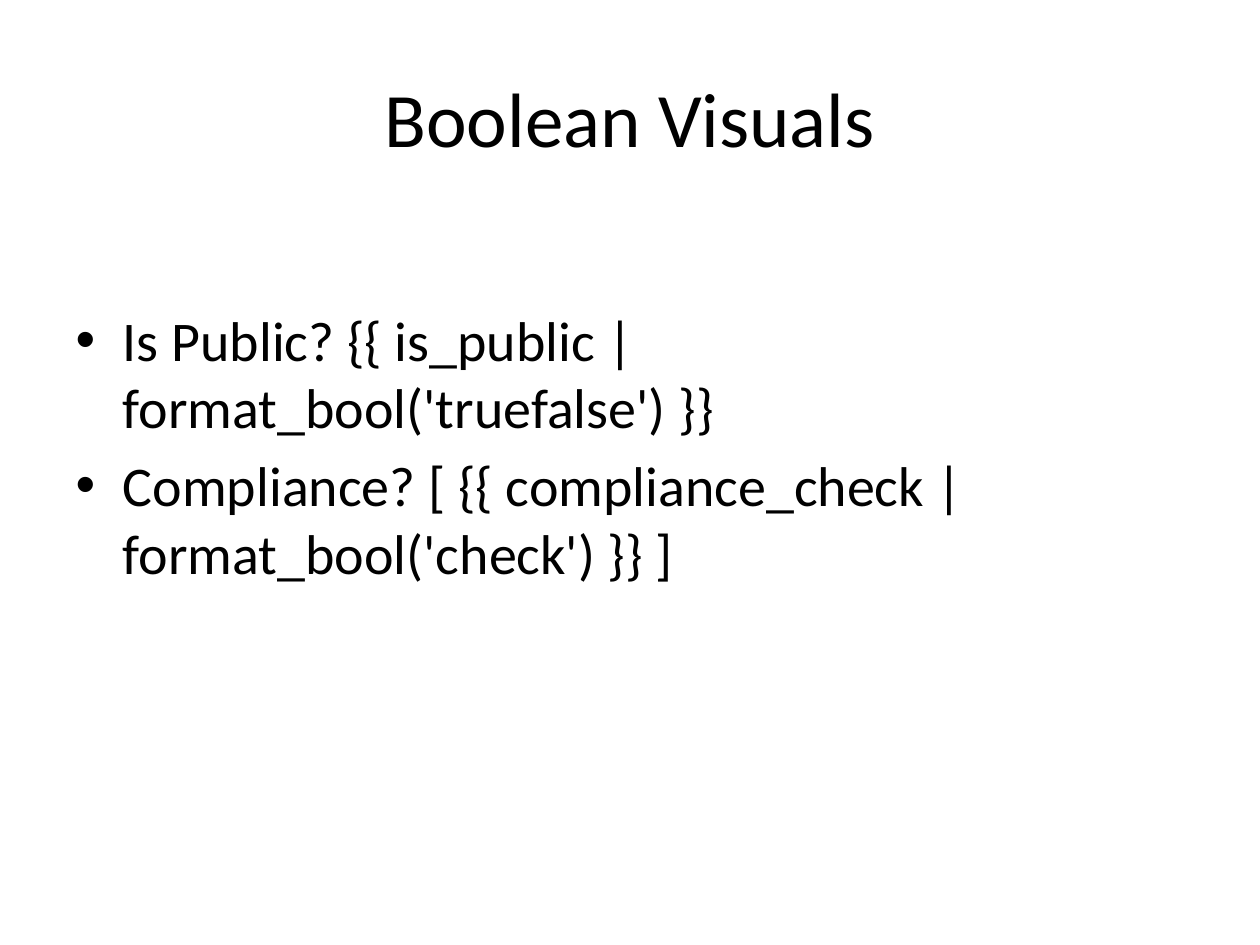
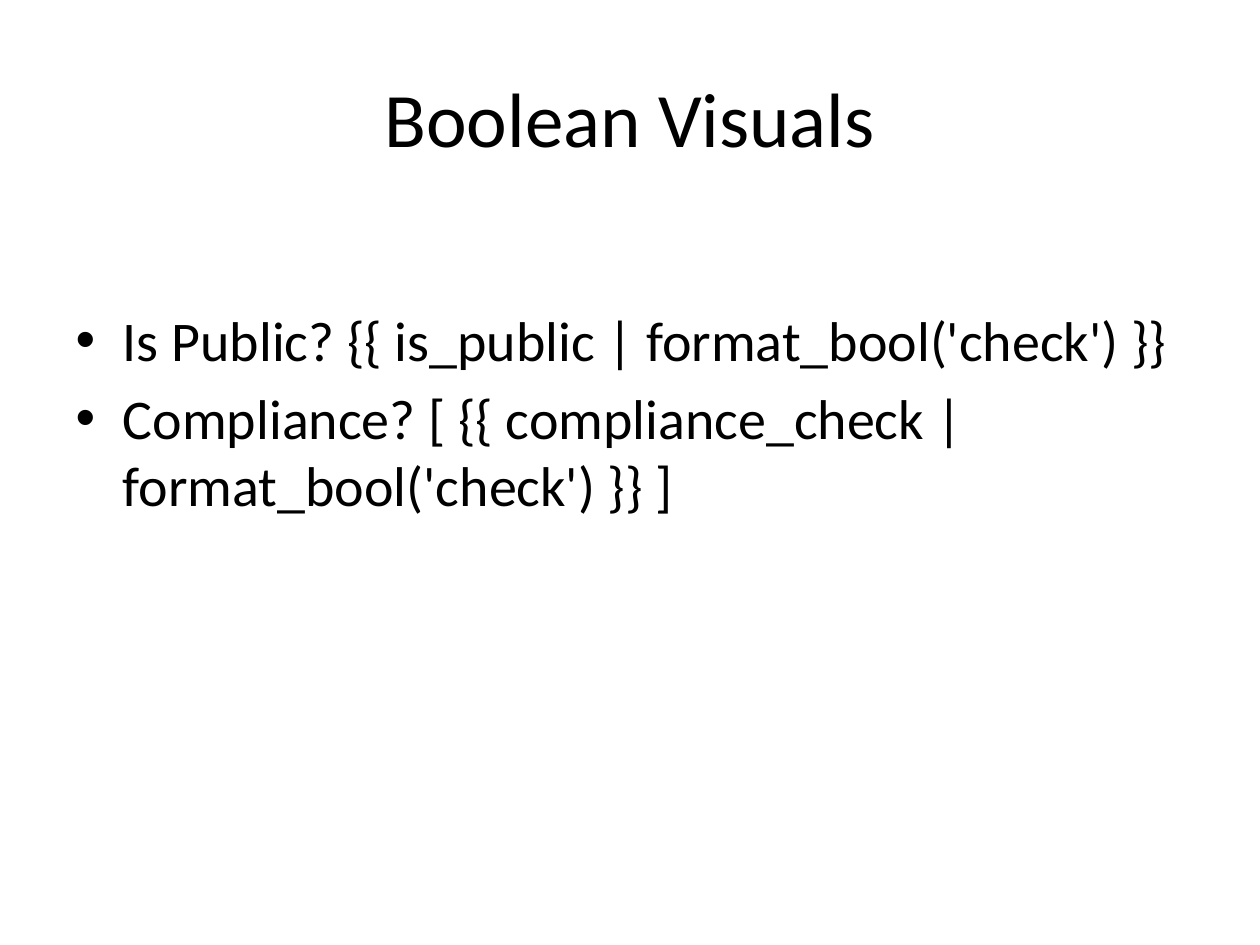
Before and after one commit to rubensbraz/LogicPaper, a slide deck: slide 2 of data/mock_data/template_compatibility_ppt.pptx. Drawn at 1260x945 pixels with LibreOffice and Linux fonts; fonts in the diff are those of the drawing. Boxes give left, top, right and bottom in pixels: in the first picture for what was removed or moved away, otherwise in the second. Text is boxed around its words. In the diff, an @@ line names an element or a change of style, - is before the commit and + after.

Commit message:
Fix: Update invalid format_bool usage in generate_seeds.py
The BooleanStrategy requires an explicit 'bool' keyword to trigger custom mapping properly.

Incorrect: {{ val | format_bool('Yes', 'No') }}
Correct: {{ val | format_bool('bool', 'Yes', 'No') }}

```diff
--- a/data/mock_data/template_compatibility_ppt.pptx
+++ b/data/mock_data/template_compatibility_ppt.pptx
@@ text at <box>123,320,1118,370</box>: text changed @@
-• Is Public? {{ is_public | format_bool('truefalse') }}
+• Is Public? {{ is_public | format_bool('check') }}
```
Also in this commit, not shown: 19 other files.
